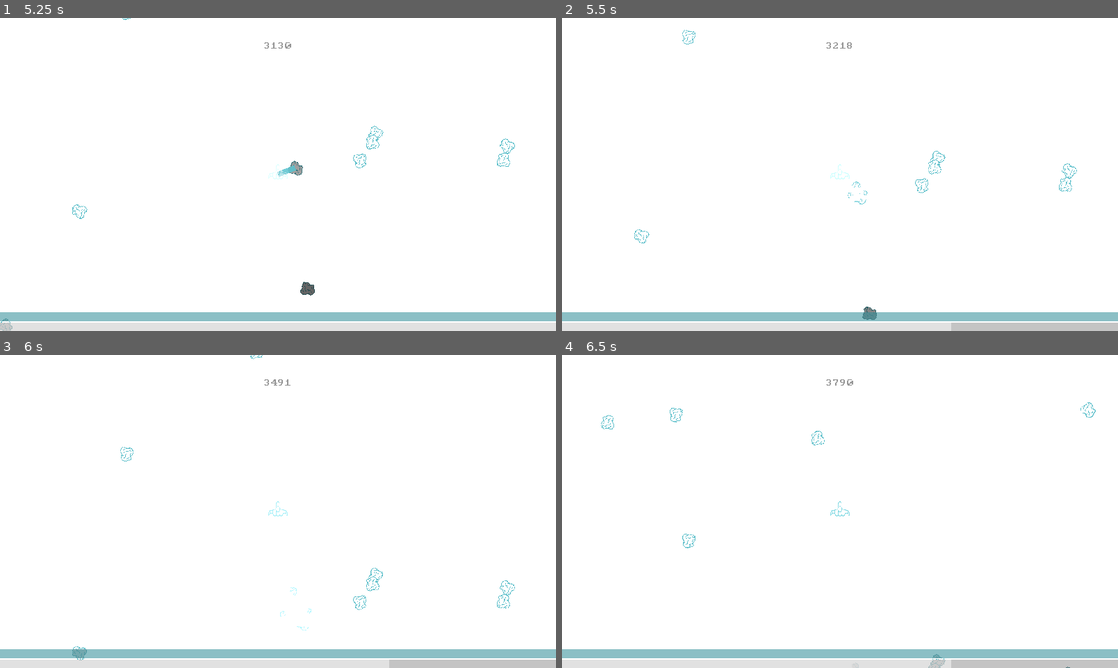
Above: before the commit, frames 1-4 (two rows, left to right).
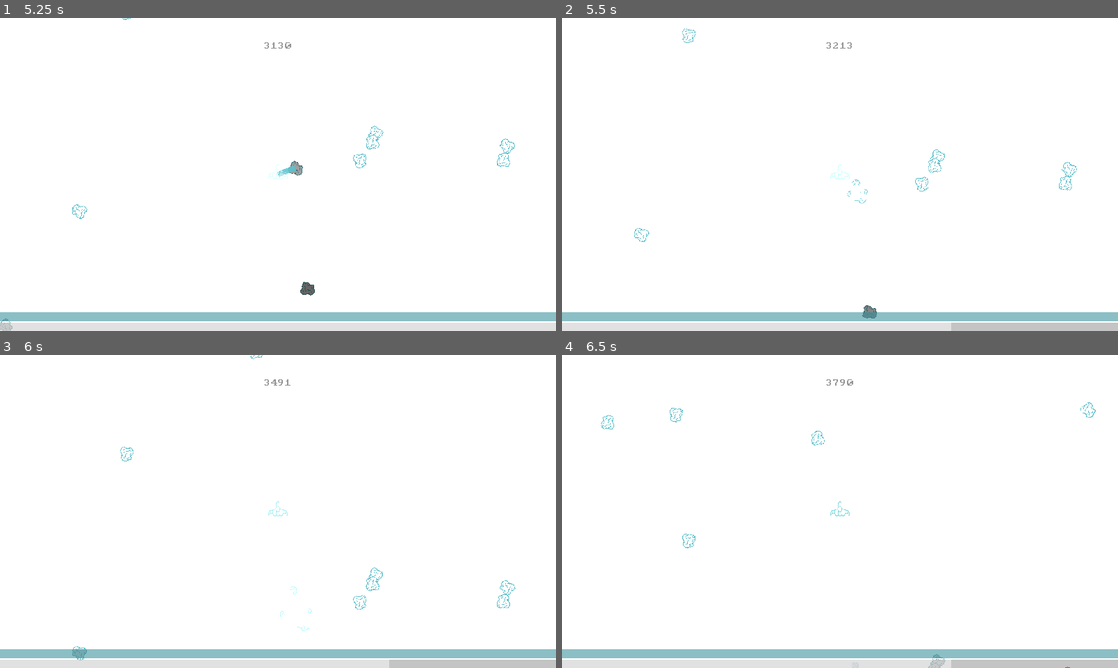
Above: after the commit, the same moments.

Repository: lajollagamesclub/project-mark
Game: Godot game, scene res://Main.tscn
Same seed, same stepped clock (60 frames per second), same inputs: the game is played once before the commit and once after it. The engine's default icon, where the game draws it, is replaced by a stand-in: a white triangle on a blue panel in a dark square.
Inputs:
- Up to frame 1 (5.25 s): hold E (g_dash_right) 0.53-1.28 s; tap Space (g_dash) every 0.75 s from 0.6 to 5.1 s; hold S (g_down) 1.28-2.03 s; hold E (g_dash_right) 2.03-2.78 s; hold Up (g_fire_up) 2.78-3.53 s; hold Q (g_dash_left) 3.53-5.03 s; tap Enter at 4.25 s; hold S (g_down) from 5.03 s (still down)
- Up to frame 2 (5.5 s): keep holding S (g_down)
- Up to frame 3 (6 s): release S (g_down) at 5.78 s; hold E (g_dash_right) from 5.78 s (still down); tap Space (g_dash) at 5.85 s
- Up to frame 4 (6.5 s): keep holding E (g_dash_right)

Frame 1 is identical in both runs. In frame 2, 0.4% of the frame differs, in the area x 13-93%, y 3-97%; in frame 3, less than 0.1%; in frame 4, less than 0.1%.

Commit message:
Improve asteroid destroying collision shape

Diff:
--- a/src/Player.tscn
+++ b/src/Player.tscn
@@ -10,9 +10,6 @@
 
 [sub_resource type="CircleShape2D" id=1]
 radius = 234.117
-
-[sub_resource type="CircleShape2D" id=2]
-radius = 38.4415
 
 [node name="Player" type="KinematicBody2D" groups=[
 "player",
@@ -62,7 +59,7 @@
 [node name="AsteroidDestroyer" type="Area2D" parent="."]
 script = ExtResource( 7 )
 
-[node name="CollisionShape2D" type="CollisionShape2D" parent="AsteroidDestroyer"]
-shape = SubResource( 2 )
+[node name="CollisionPolygon2D" type="CollisionPolygon2D" parent="AsteroidDestroyer"]
+polygon = PoolVector2Array( -44.7323, -3.64243, -0.25853, -44.5487, 45.4043, -6.0207, 45.4043, 18.9512, -43.0675, 19.6647 )
 [connection signal="body_entered" from="AsteroidDestroyer" to="AsteroidDestroyer" method="_on_AsteroidDestroyer_body_entered"]
 [connection signal="bumped" from="AsteroidDestroyer" to="." method="_on_AsteroidDestroyer_bumped"]
Not shown: 1 places in src/Player.tscn that only renumber resources
